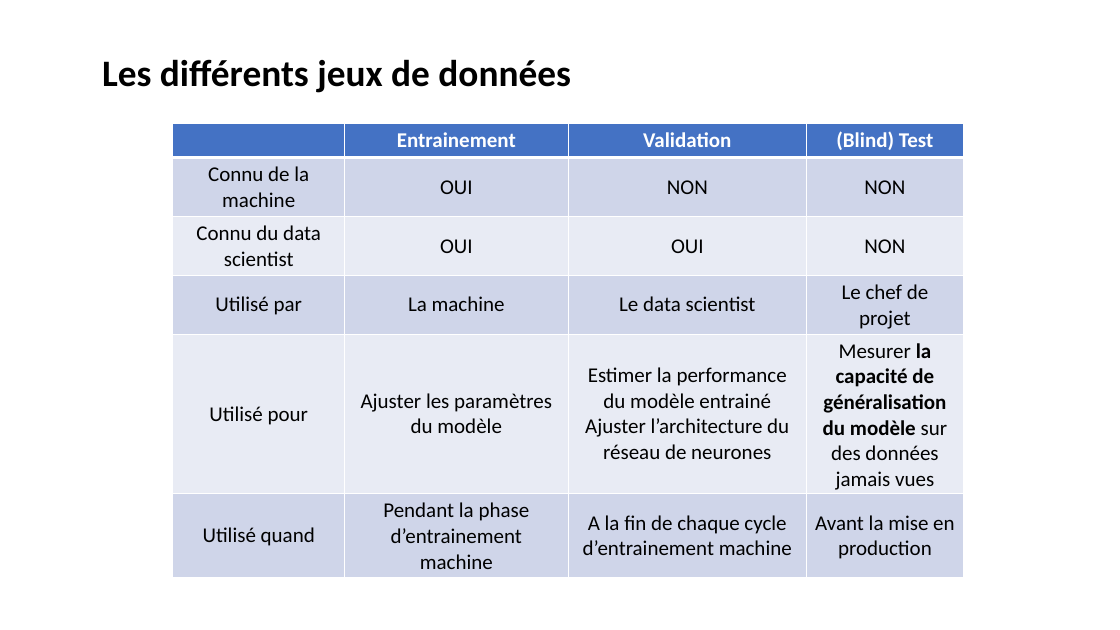
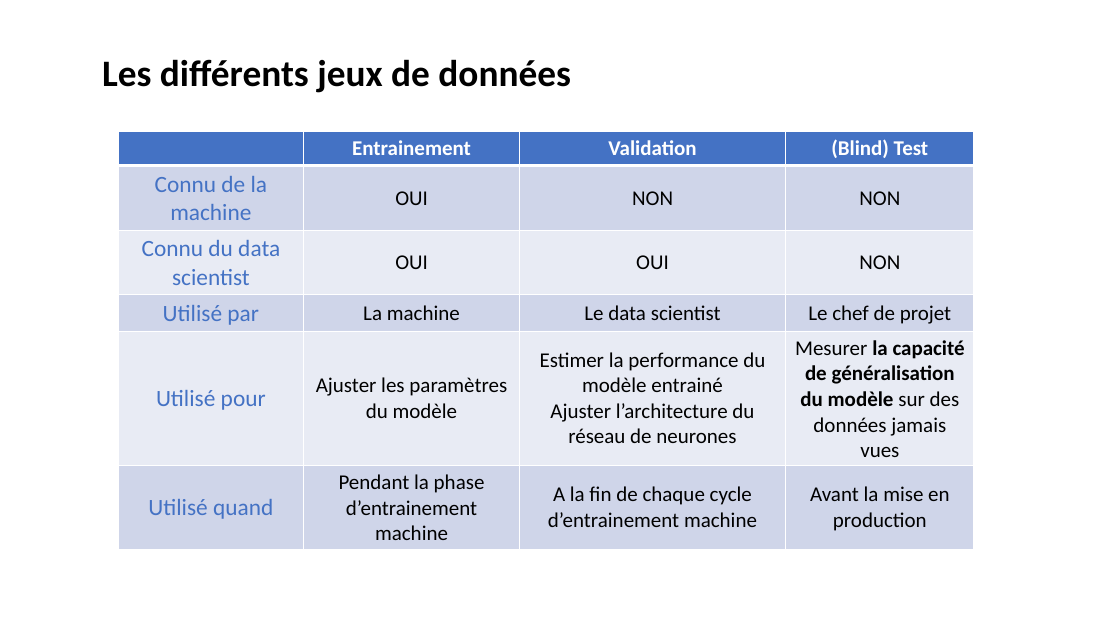
Before and after one commit to laurentprudhon/cours-deeplearning-2020, a slide deck: slide 9 of slides/02_production.pptx. Drawn at 1120x630 pixels with LibreOffice and Linux fonts; fonts in the diff are those of the drawing. Boxes give left, top, right and bottom in pixels: in the first picture for what was removed or moved away, otherwise in the second. Text is boxed around its words. In the diff, an @@ line names an element or a change of style, - is before the commit and + after.

```diff
--- a/slides/02_production.pptx
+++ b/slides/02_production.pptx
@@ table at bbox=[118, 132, 975, 549] @@
@@ size 18 to 20 pt, text colour #000000 to #4472C4 in "Connu de la machine", "Connu du data scientist", "Utilisé par", "Utilisé pour" and 1 more places @@
@@ table: place and size @@
-table at bbox=[173, 124, 964, 578]
+table at bbox=[118, 132, 975, 549]
```
Also in this commit, not shown: 4 other slides changed, 4 slides added, 1 slide removed.
